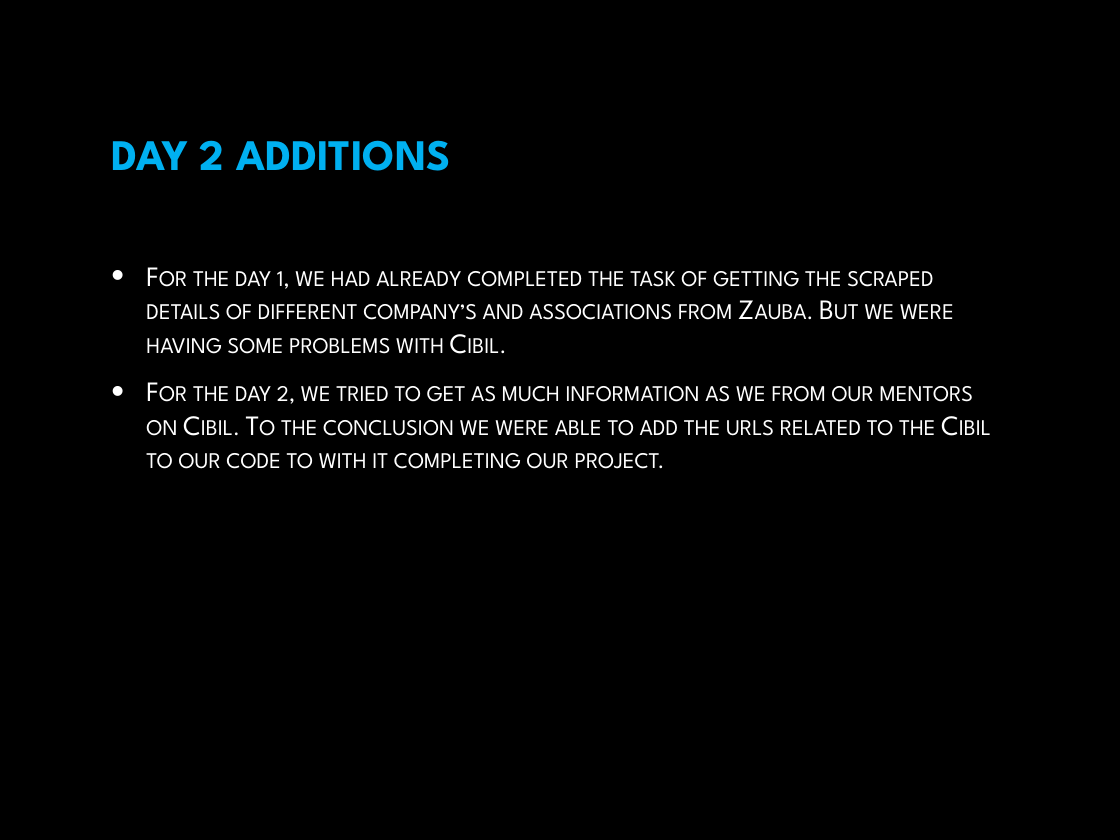
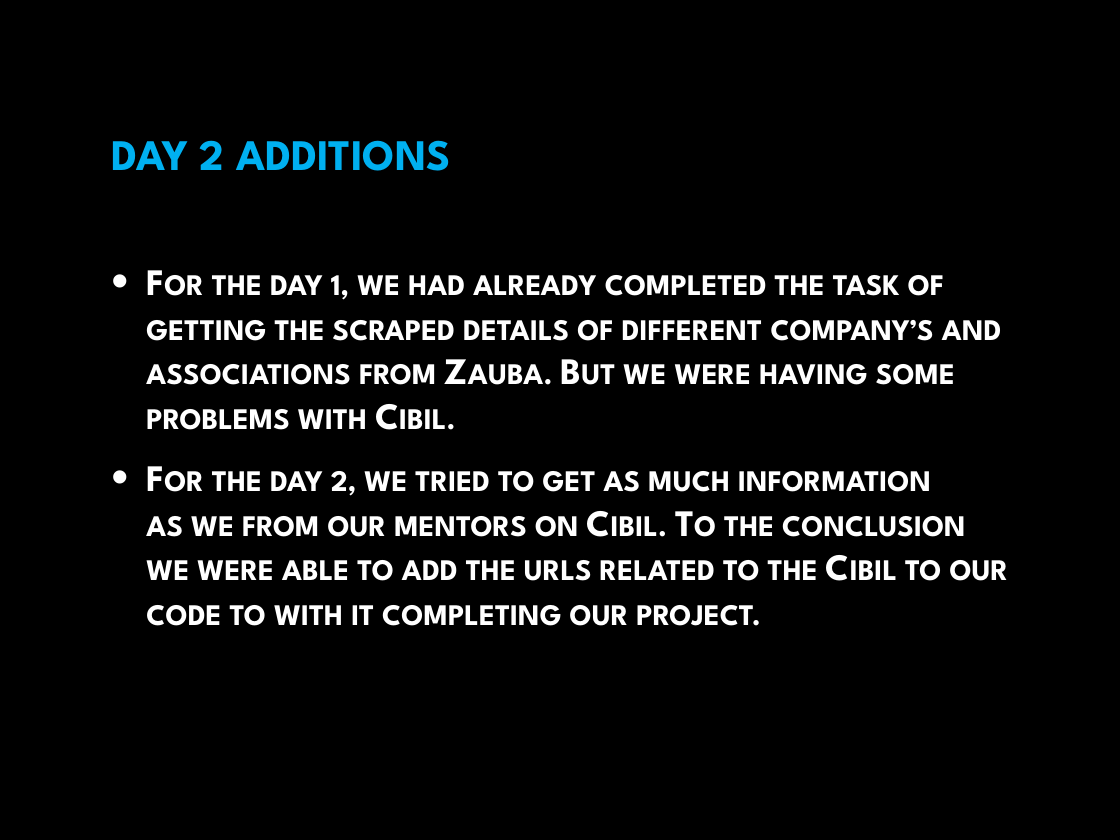
Before and after one commit to ShamikOfficial/Web_Crawler-Zaubacorp, a slide deck: slide 4 of Speed_HS301_PS11.pptx. Drawn at 1120x840 pixels with LibreOffice and Linux fonts; fonts in the diff are those of the drawing; background and template pictures are left out. Boxes give left, top, right and bottom in pixels: in the first picture for what was removed or moved away, otherwise in the second. Text is boxed around its words. In the diff, an @@ line names an element or a change of style, - is before the commit and + after.

```diff
--- a/Speed_HS301_PS11.pptx
+++ b/Speed_HS301_PS11.pptx
@@ text "For the day 1, we ..." at [146, 275, 1009, 626]: size 18 to 24 pt, bold on; more space between paragraphs @@
```
Also in this commit, not shown: 3 other slides changed.
